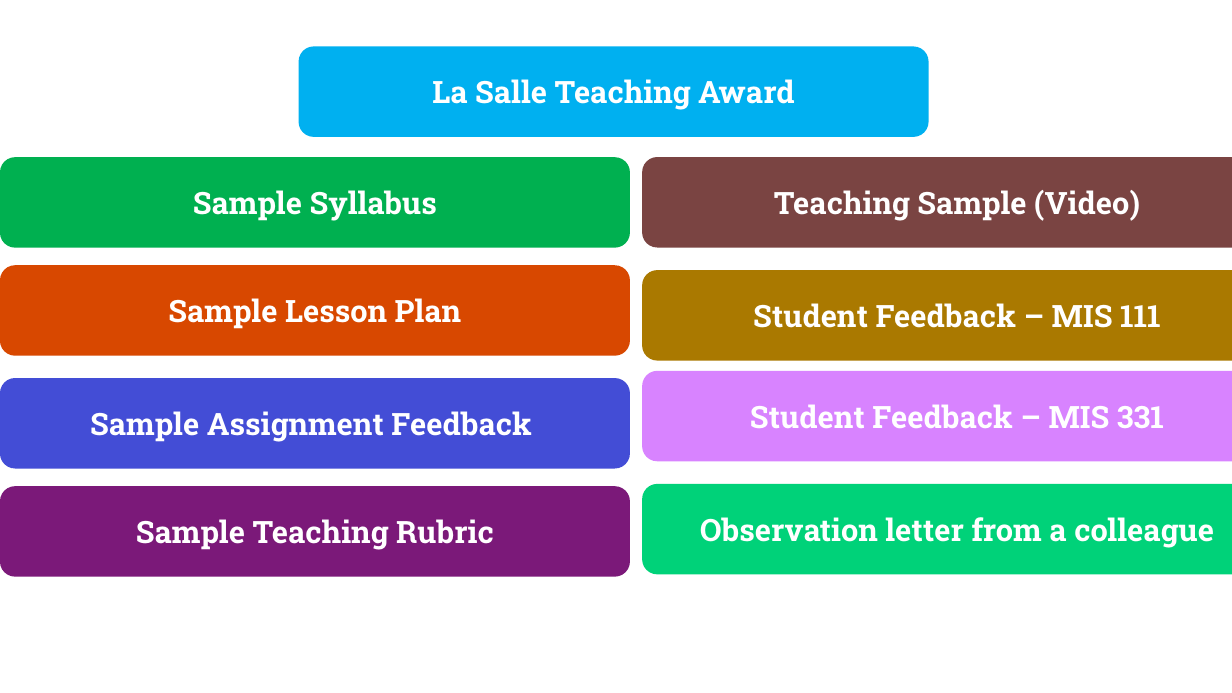
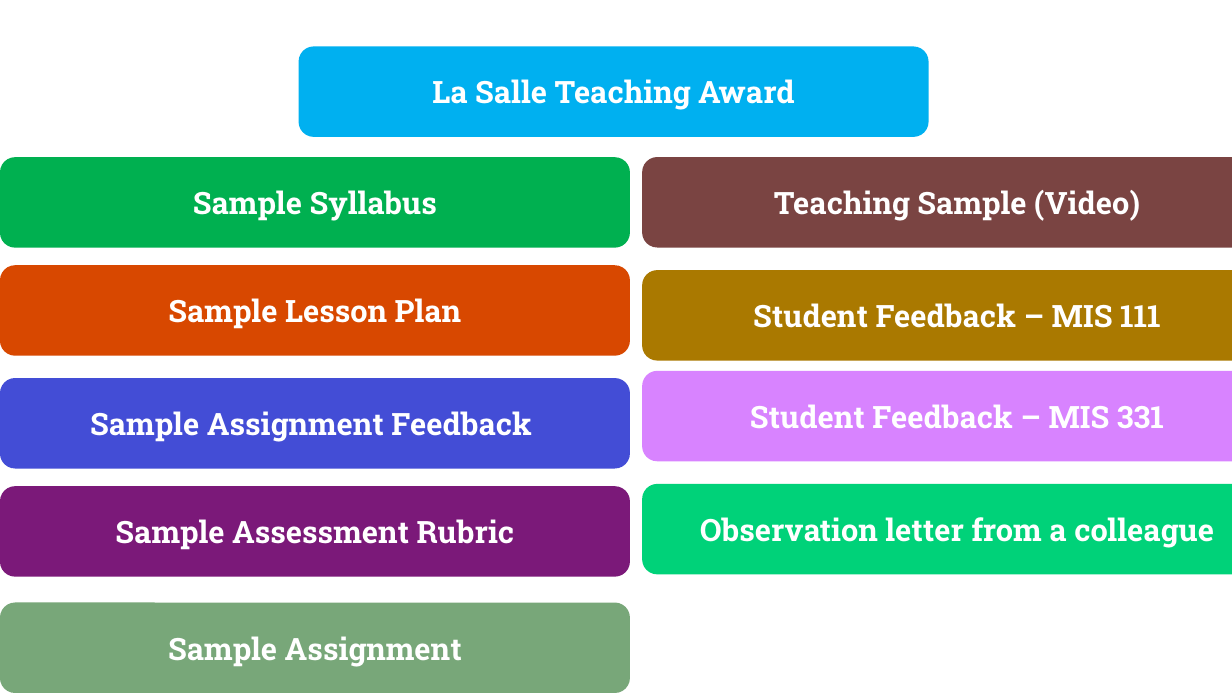
Before and after one commit to KarAnalytics/academicpages.github.io, a slide deck: slide 2 of images/teaching_images.pptx. Drawn at 1232x693 pixels with LibreOffice and Linux fonts; fonts in the diff are those of the drawing. Boxes give left, top, right and bottom in pixels: in the first picture for what was removed or moved away, otherwise in the second. Text is boxed around its words. In the diff, an @@ line names an element or a change of style, - is before the commit and + after.

```diff
--- a/images/teaching_images.pptx
+++ b/images/teaching_images.pptx
@@ text in rounded rectangle at [115, 519, 515, 550]: text changed @@
-Sample Teaching Rubric
+Sample Assessment Rubric
@@ rounded rectangle added at [0, 603, 630, 693], fill #78A779, 24 pt, text #FFFFFF, bold @@
+Sample Assignment
```
Also in this commit, not shown: 1 slide added, 23 other files.
